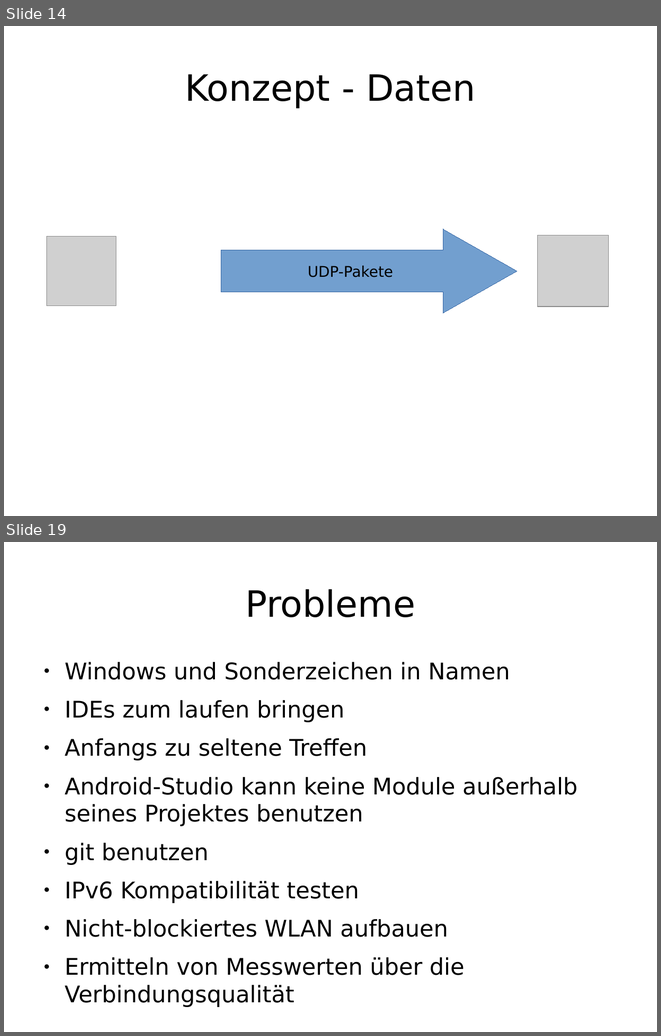
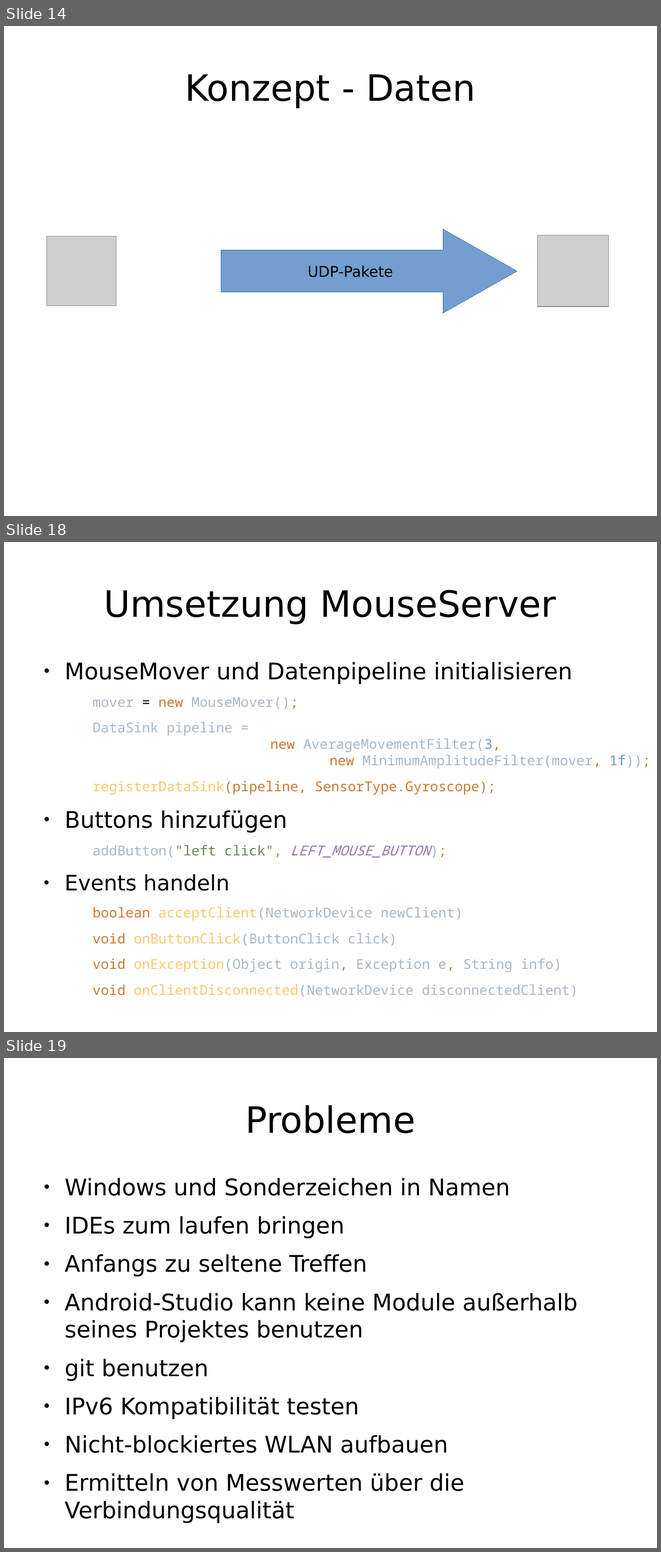
Before and after one commit to enra64/psychic-giggle, a slide deck: zwischenstand anfang dezember.odp. Shown one above the other, each under a label of ours: slides 14 and 19 before the commit, slides 14, 18 and 19 after it; the slides between them are not shown. The pictures are 661x1036 and 661x1552 pixels, drawn with LibreOffice and Linux fonts; fonts in the diff are those of the drawing; grey boxes stand for pictures. Boxes give left, top, right and bottom in pixels: in the first picture for what was removed or moved away, otherwise in the second. Text is boxed around its words. In the diff, an @@ line names an element or a change of style, - is before the commit and + after.

```diff
--- a/zwischenstand anfang dezember.odp
+++ b/zwischenstand anfang dezember.odp
@@ slide 18 added at [4,542,657,1032], background #FFFFFF @@
@@ title added at [104,590,556,624], 44 pt, text #000000 @@
+Umsetzung MouseServer
@@ text added at [64,662,651,997], 16.6 pt, text #A9B7C6 @@
+● MouseMover und Datenpipeline initialisieren
+  mover = new MouseMover();
+  DataSink pipeline =
+  new AverageMovementFilter(3,
+  new MinimumAmplitudeFilter(mover, 1f));
+  registerDataSink(pipeline, SensorType.Gyroscope);
+● Buttons hinzufügen
+  addButton("left click", LEFT_MOUSE_BUTTON);
+● Events handeln
+  boolean acceptClient(NetworkDevice newClient)
+  void onButtonClick(ButtonClick click)
+  void onException(Object origin, Exception e, String info)
+  void onClientDisconnected(NetworkDevice disconnectedClient)
```
Also in this commit, not shown: 3 slides changed, 3 other slides added, 4 slides removed, 17 other files.
